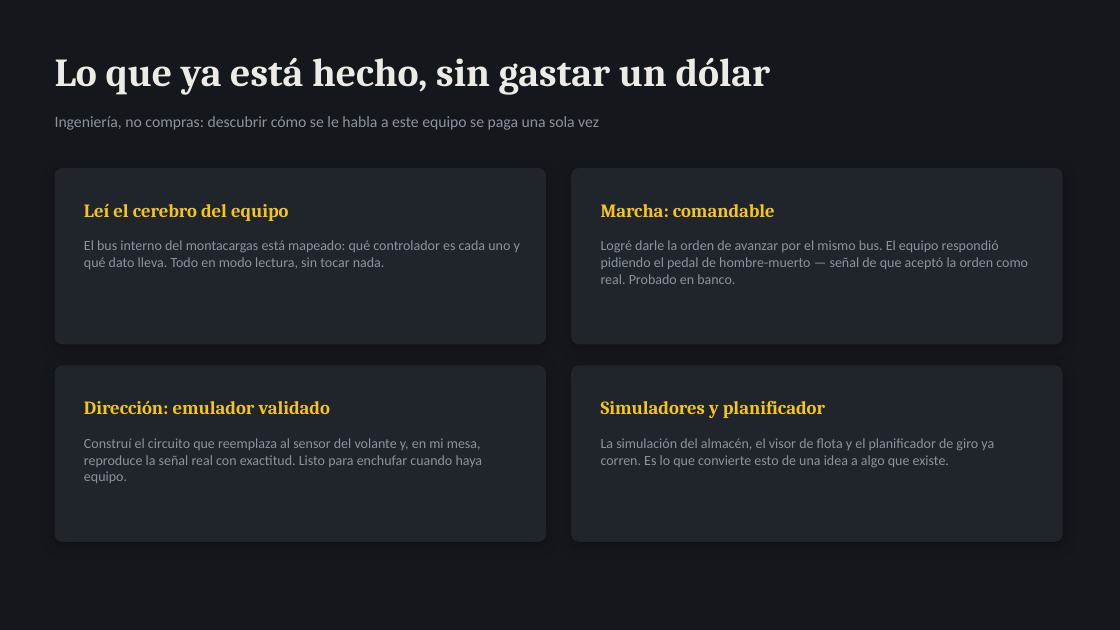
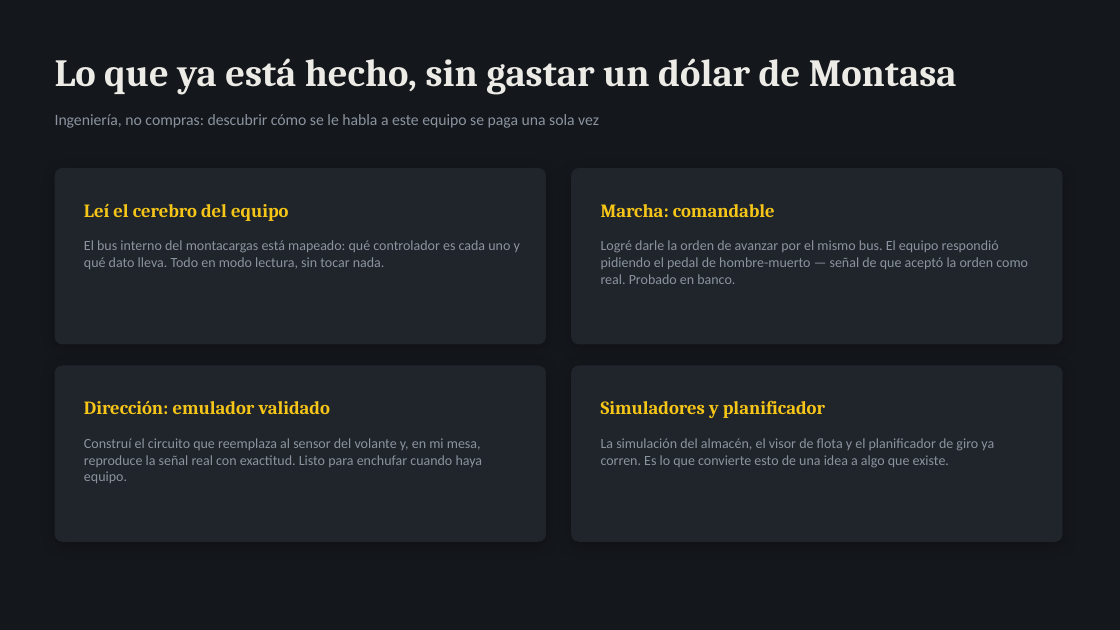
Before and after one commit to Rodzilla-TheCreator/tata, a slide deck: slide 3 of presentaciones/TaTa_Estado_y_Pedido_Omar.pptx. Drawn at 1120x630 pixels with LibreOffice and Linux fonts; fonts in the diff are those of the drawing. Boxes give left, top, right and bottom in pixels: in the first picture for what was removed or moved away, otherwise in the second. Text is boxed around its words. In the diff, an @@ line names an element or a change of style, - is before the commit and + after.

```diff
--- a/presentaciones/TaTa_Estado_y_Pedido_Omar.pptx
+++ b/presentaciones/TaTa_Estado_y_Pedido_Omar.pptx
@@ text at [55, 58, 957, 95]: text changed; size 34 to 33 pt @@
-Lo que ya está hecho, sin gastar un dólar
+Lo que ya está hecho, sin gastar un dólar de Montasa
```
Also in this commit, not shown: 7 other slides changed, 3 slides added, 1 slide removed, 5 other files.
